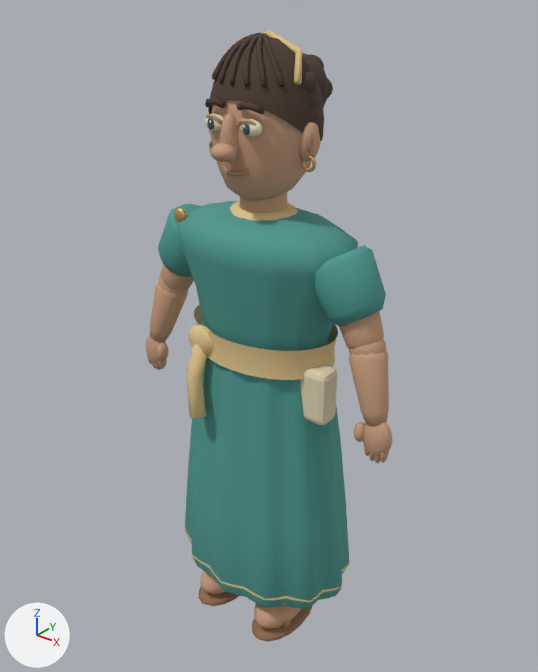
Renders of the glTF model public/models/characters/thaleia.glb from each side of a commit.
One viewpoint serves both versions: a 50 mm camera at (1.292, -1.591, 2.04) aimed at (-0.011, 0.038, 1.031). Arrows for +X, +Y and +Z are at lower left; the lights stay in place. The first picture is the older version. Vertices at exactly the same position are counted once.

Before the edit, the objects in view are built like this:
```python
me_draped_tunic = bpy.data.meshes.new('Draped tunic')
me_draped_tunic.from_pydata(...)  # 6619 vertices, 12516 faces; spans x -0.48..0.48, y -0.23..0.23, z 0.0..1.91
me_draped_tunic.materials.append(mat_cw_vertex_matte)
me_sphere_022 = bpy.data.meshes.new('Sphere.022')
me_sphere_022.from_pydata(...)  # a UV sphere (16 segments, 10 rings, poles along z) spanning x -0.094..-0.026, y -0.143..-0.105, z 1.672..1.716; a UV sphere (12 segments, 8 rings, poles along z) spanning x -0.072..-0.048, y -0.146..-0.136, z 1.678..1.708; an icosphere of 80 faces spanning x -0.06..-0.054, y -0.148..-0.144, z 1.695..1.703; a UV sphere (16 segments, 10 rings, poles along z) spanning x 0.026..0.094, y -0.143..-0.105, z 1.672..1.716; a UV sphere (12 segments, 8 rings, poles along z) spanning x 0.048..0.072, y -0.146..-0.136, z 1.678..1.708; an icosphere of 80 faces spanning x 0.054..0.06, y -0.148..-0.144, z 1.695..1.703
me_sphere_022.materials.append(mat_cw_vertex_glaze)
ob_thaleia__visual_glaze = bpy.data.objects.new('thaleia__Visual_glaze', me_sphere_022)
ob_thaleia__visual_glaze.location = (0.0, 0.0, 0.0)
ob_thaleia__visual_matte = bpy.data.objects.new('thaleia__Visual_matte', me_draped_tunic)
ob_thaleia__visual_matte.location = (0.0, 0.0, 0.0)
```
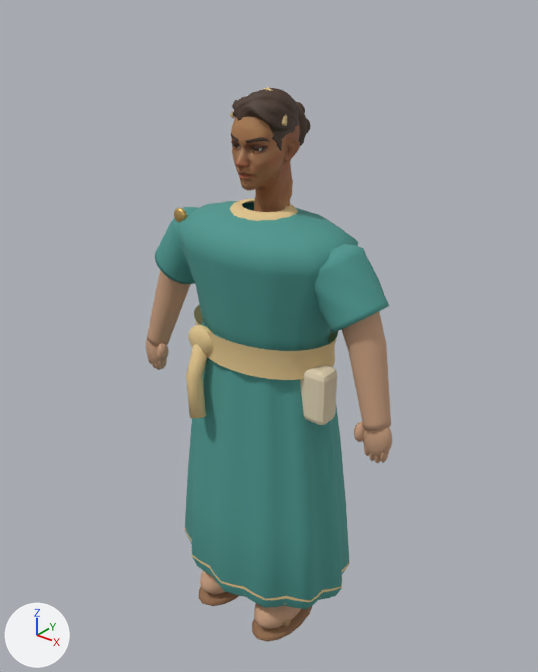
What changed in the scene script:
```text
Add mat_mi_superhero_female:
    mat_mi_superhero_female = bpy.data.materials.new('MI_Superhero_Female')
    # uses the picture img_t_superhero_female_dark_basecolor
    # uses the picture img_t_superhero_female_normal
    # uses the picture img_t_superhero_female_roughness
Add mat_mi_hair_2:
    mat_mi_hair_2 = bpy.data.materials.new('MI_Hair_2')
    # colours: brown #4b382c, mixed with the vertex colours
    # uses the picture img_t_hair_2_normal
Add mat_mi_hair_1_003:
    mat_mi_hair_1_003 = bpy.data.materials.new('MI_Hair_1.003')
    # colours: brown #4b382c
    # uses the picture img_t_hair_1_normal
Add mat_mi_eyes_001:
    mat_mi_eyes_001 = bpy.data.materials.new('MI_Eyes.001')
    # uses the picture img_t_eye_brown
    # uses the picture img_t_eye_normal_png
Change me_draped_tunic:
    remove me_draped_tunic.from_pydata(...)  # 6619 vertices, 12516 faces; spans x -0.48..0.48, y -0.23..0.23, z 0.0..1.91
    add me_draped_tunic.from_pydata(...)  # 6680 vertices, 12764 faces; spans x -0.48..0.48, y -0.23..0.23, z 0.0..1.77
    me_draped_tunic part 1: the loose piece of 30 vertices spanning x -0.15..0.15, y -0.05..0.04, z 1.79..1.91 is scaled about its middle by (0.65, 0.7, 0.72), then moved by (0.0, 0.0, -0.12)
    me_draped_tunic part 2: 31 loose pieces with 2398 vertices, spanning x -0.18..0.18, y -0.19..0.23, z 1.38..1.91, are deleted
    me_draped_tunic part 3: 104 vertices moved from x -0.46..0.46, y -0.07..0.22, z 0.83..1.73 to x -0.46..0.46, y -0.07..0.16, z 0.83..1.7; 1115 vertices removed from x -0.46..0.46, y -0.14..0.23, z 0.92..1.9; 3078 vertices added at x -0.47..0.47, y -0.09..0.16, z 0.91..1.73
    other edits to the shape of me_draped_tunic do not show in these pictures
Remove ob_thaleia__visual_glaze:
    ob_thaleia__visual_glaze = bpy.data.objects.new('thaleia__Visual_glaze', me_sphere_022)
Add ob_thaleia__visual_mi_superhero_female:
    ob_thaleia__visual_mi_superhero_female = bpy.data.objects.new('thaleia__Visual_MI_Superhero_Female', me_superhero_female)  # 1626 vertices, 3228 faces; spans x -0.092..0.092, y -0.112..0.113, z 1.415..1.742
    ob_thaleia__visual_mi_superhero_female.location = (0.0, 0.0, 0.0)
Add ob_thaleia__visual_mi_hair_2:
    ob_thaleia__visual_mi_hair_2 = bpy.data.objects.new('thaleia__Visual_MI_Hair_2', me_eyebrows)  # 748 vertices, 1480 faces; spans x -0.0652..0.0652, y -0.0916..-0.0513, z 1.6243..1.6619
    ob_thaleia__visual_mi_hair_2.location = (0.0, 0.0, 0.0)
Add ob_thaleia__visual_mi_hair_1_003:
    ob_thaleia__visual_mi_hair_1_003 = bpy.data.objects.new('thaleia__Visual_MI_Hair_1.003', me_plane_001)  # 695 vertices, 1301 faces; spans x -0.085..0.09, y -0.079..0.108, z 1.592..1.771
    ob_thaleia__visual_mi_hair_1_003.location = (0.0, 0.0, 0.0)
Add ob_thaleia__visual_mi_eyes_001:
    ob_thaleia__visual_mi_eyes_001 = bpy.data.objects.new('thaleia__Visual_MI_Eyes.001', me_eyes)  # a UV sphere (16 segments, 13 rings, poles along y) spanning x 0.0187..0.0528, y -0.0753..-0.0429, z 1.6145..1.6476; a UV sphere (16 segments, 13 rings, poles along y) spanning x -0.0528..-0.0187, y -0.0753..-0.0429, z 1.6145..1.6476
    ob_thaleia__visual_mi_eyes_001.location = (0.0, 0.0, 0.0)
```

What differs and where, as boxes [x1, y1, x2, y2] in the pictures (538 x 672 px; the box of a moved part takes in the faces that stretch with it):
'thaleia__Visual_matte', reshaped (9% shorter)
    before: [146, 30, 392, 642]
    after: [146, 87, 392, 642]
'thaleia__Visual_MI_Superhero_Female', added (brown)
    after: [231, 116, 300, 212]
'thaleia__Visual_MI_Hair_1.003', added (brown)
    after: [232, 88, 299, 151]
'thaleia__Visual_glaze', deleted
    before: [205, 114, 262, 137]
'thaleia__Visual_MI_Hair_2', added
    after: [231, 133, 270, 151]
'thaleia__Visual_MI_Eyes.001', added
    after: [233, 144, 262, 152]
part 1 of me_draped_tunic, moved or reshaped
    before: [211, 30, 302, 85]
    after: [230, 87, 287, 126]
part 2 of me_draped_tunic, deleted (brown)
    before: [205, 33, 333, 213]
part 3 of me_draped_tunic, cut back
    before: [147, 37, 389, 432]
    after: [147, 102, 391, 432]
